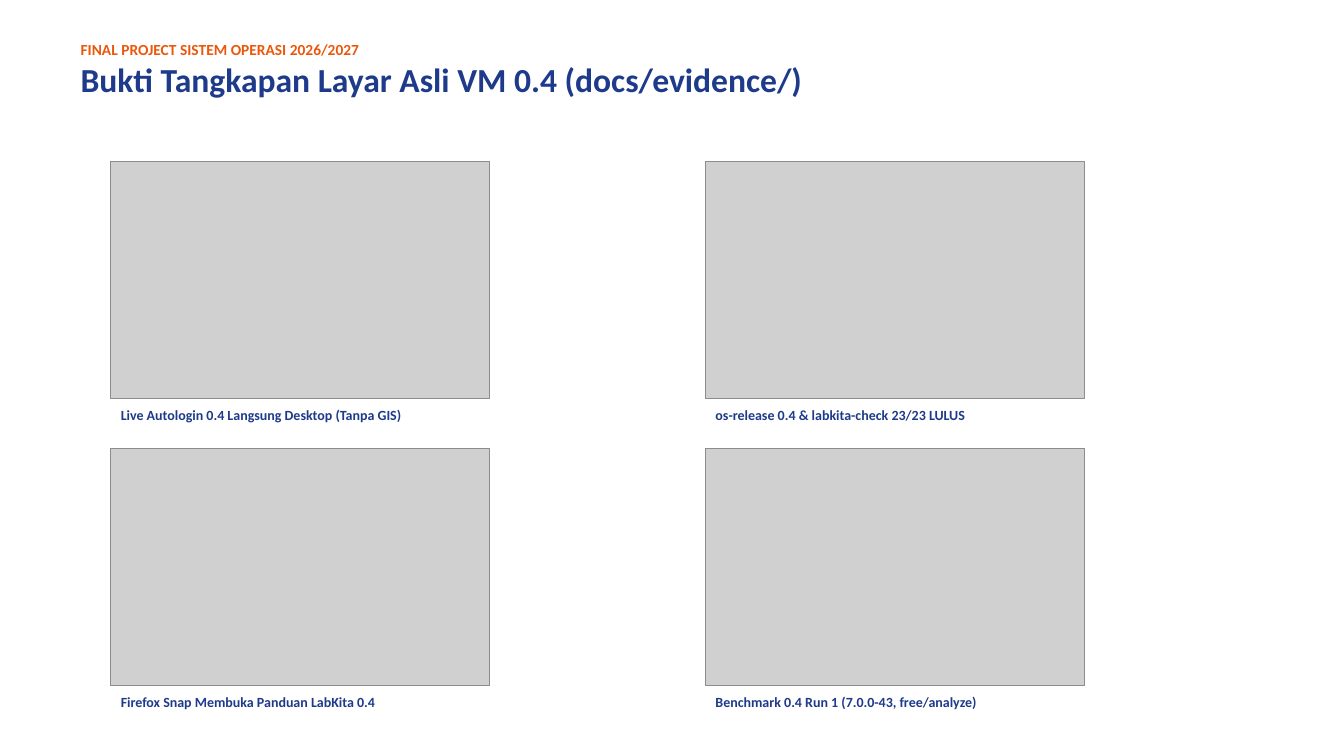
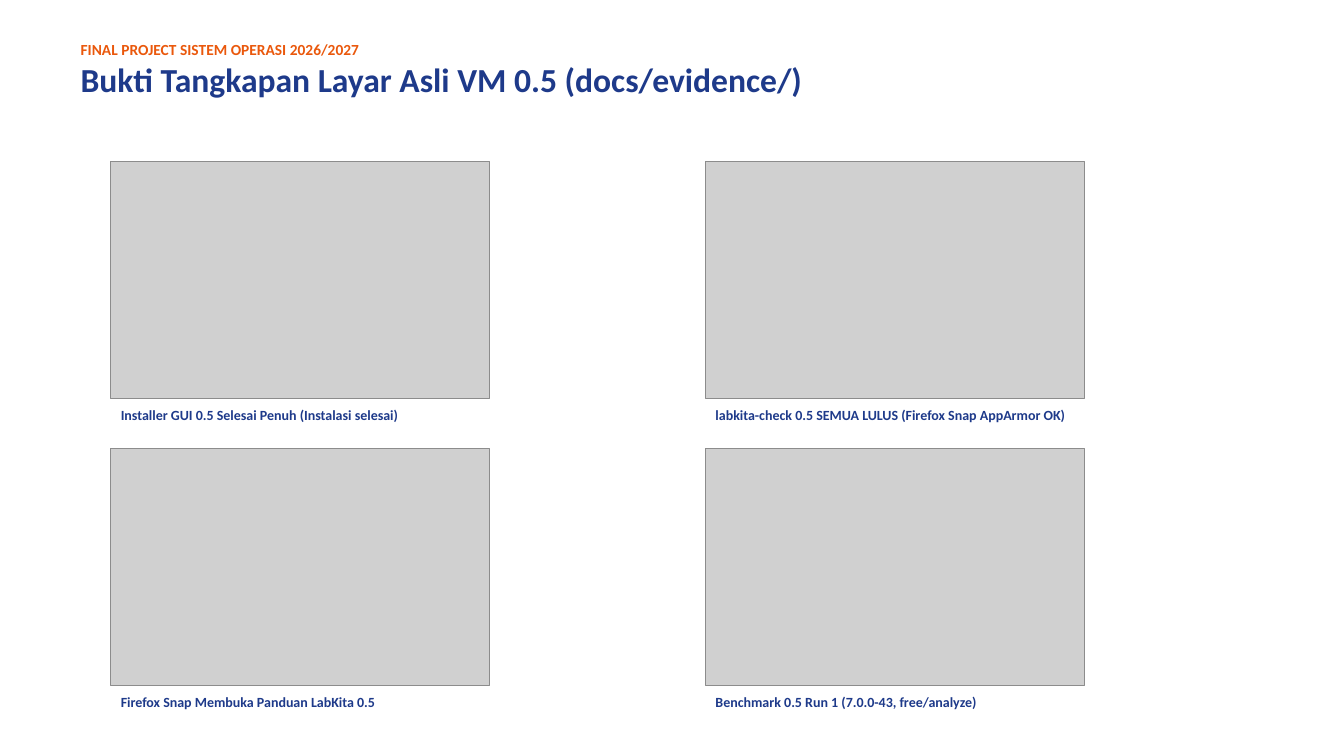
Before and after one commit to luvices/labkita, a slide deck: slide 10 of docs/presentation/labkita-presentation.pptx. Drawn at 1344x756 pixels with LibreOffice and Linux fonts; fonts in the diff are those of the drawing; grey boxes stand for pictures. Boxes give left, top, right and bottom in pixels: in the first picture for what was removed or moved away, otherwise in the second. Text is boxed around its words. In the diff, an @@ line names an element or a change of style, - is before the commit and + after.

Commit message:
docs(v05): update docs, report PDF, and slides for LabKita Linux 0.5 GUI release

```diff
--- a/docs/presentation/labkita-presentation.pptx
+++ b/docs/presentation/labkita-presentation.pptx
@@ text at box(81, 67, 802, 98): text changed @@
-Bukti Tangkapan Layar Asli VM 0.4 (docs/evidence/)
+Bukti Tangkapan Layar Asli VM 0.5 (docs/evidence/)
@@ text at box(121, 410, 398, 422): text changed @@
-Live Autologin 0.4 Langsung Desktop (Tanpa GIS)
+Installer GUI 0.5 Selesai Penuh (Instalasi selesai)
@@ text at box(715, 410, 1065, 423): text changed @@
-os-release 0.4 & labkita-check 23/23 LULUS
+labkita-check 0.5 SEMUA LULUS (Firefox Snap AppArmor OK)
@@ text at box(121, 697, 375, 710): text changed @@
-Firefox Snap Membuka Panduan LabKita 0.4
+Firefox Snap Membuka Panduan LabKita 0.5
@@ text at box(715, 697, 977, 710): text changed @@
-Benchmark 0.4 Run 1 (7.0.0-43, free/analyze)
+Benchmark 0.5 Run 1 (7.0.0-43, free/analyze)
```
Also in this commit, not shown: 9 other slides changed, 7 other files.
